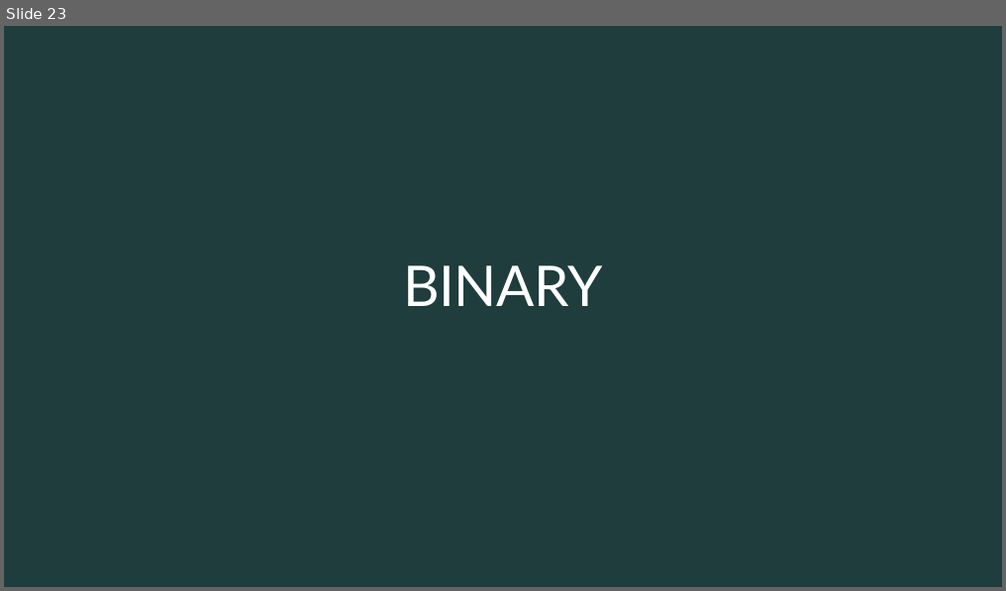
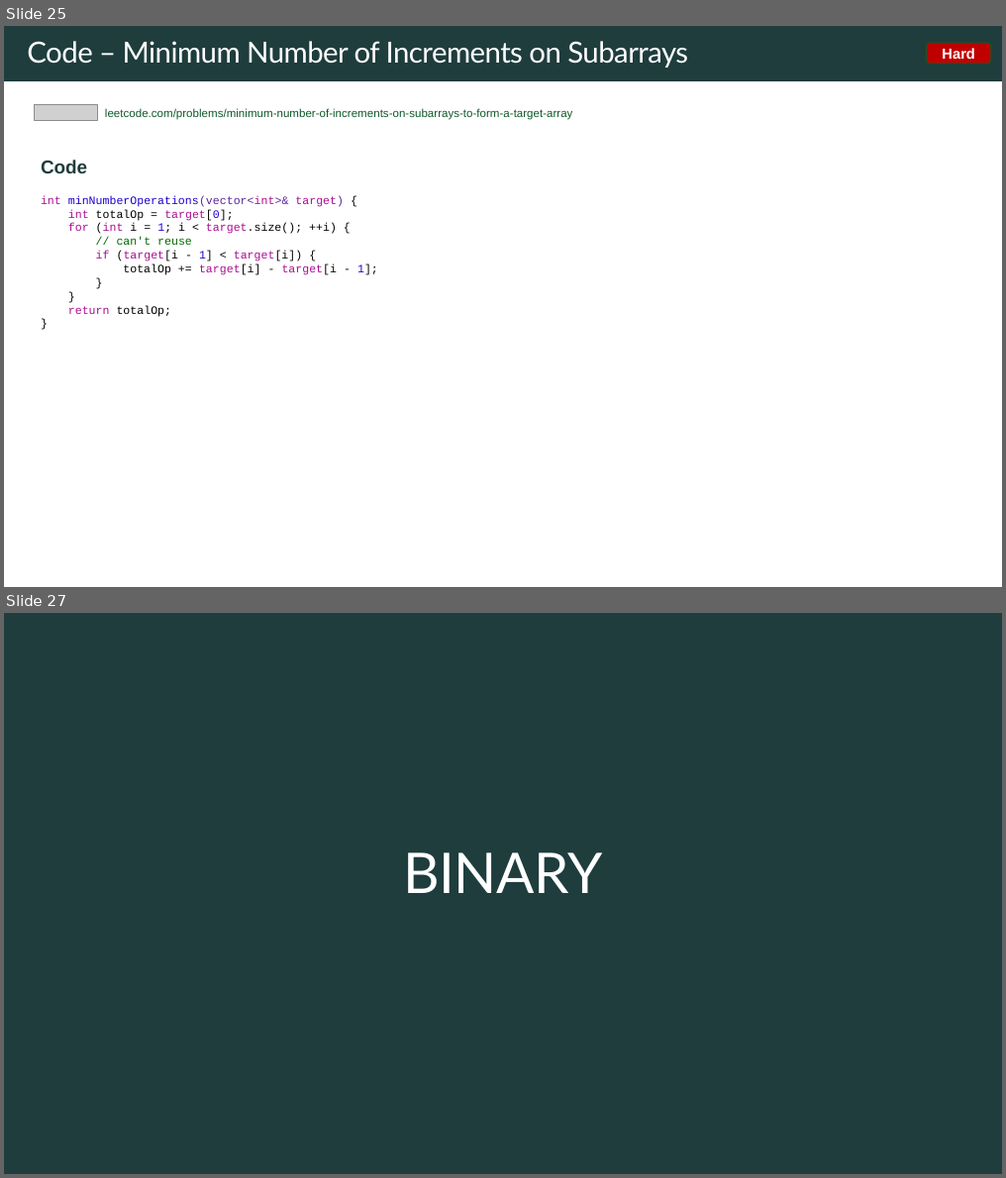
Before and after one commit to rfdavid/coding-interview-handbook-cpp, a slide deck: Algorithm and problem Solving Cheatsheet.pptm. Shown one above the other, each under a label of ours: slide 23 before the commit, slides 25 and 27 after it; the slides between them are not shown. The pictures are 1006x591 and 1006x1178 pixels, drawn with LibreOffice and Linux fonts; fonts in the diff are those of the drawing; grey boxes stand for pictures. Boxes give left, top, right and bottom in pixels: in the first picture for what was removed or moved away, otherwise in the second. Text is boxed around its words. In the diff, an @@ line names an element or a change of style, - is before the commit and + after.

Commit message:
added leetcode problem 1526

```diff
--- a/Algorithm and problem Solving Cheatsheet.pptm
+++ b/Algorithm and problem Solving Cheatsheet.pptm
@@ slide 25 added at bbox=[4, 26, 1002, 587], background #FFFFFF @@
@@ rectangle added at bbox=[4, 26, 1002, 81], fill #1F3D3D @@
@@ title added at bbox=[27, 41, 688, 68], 28 pt, text #FFFFFF @@
+Code – Minimum Number of Increments on Subarrays
@@ rounded rectangle added at bbox=[927, 43, 991, 64], fill #C00000, outline #0F5829 1 pt, 14 pt, text #FFFFFF, bold @@
+Hard
@@ picture added at bbox=[34, 104, 98, 120] @@
@@ text added at bbox=[105, 108, 573, 120], 11 pt, text #0F5829 @@
+leetcode.com/problems/minimum-number-of-increments-on-subarrays-to-form-a-target-array
@@ text added at bbox=[41, 160, 378, 317], 11 pt, text #000000 @@
+Code
+int minNumberOperations(vector<int>& target) {
+int totalOp = target[0];
+for (int i = 1; i < target.size(); ++i) {
+// can't reuse
+if (target[i - 1] < target[i]) {
+totalOp += target[i] - target[i - 1];
+}
+}
+return totalOp;
+}
@@ what was slide 23 is now slide 27 @@
```
Also in this commit, not shown: 3 slides changed, 3 other slides added, 13 other files.
